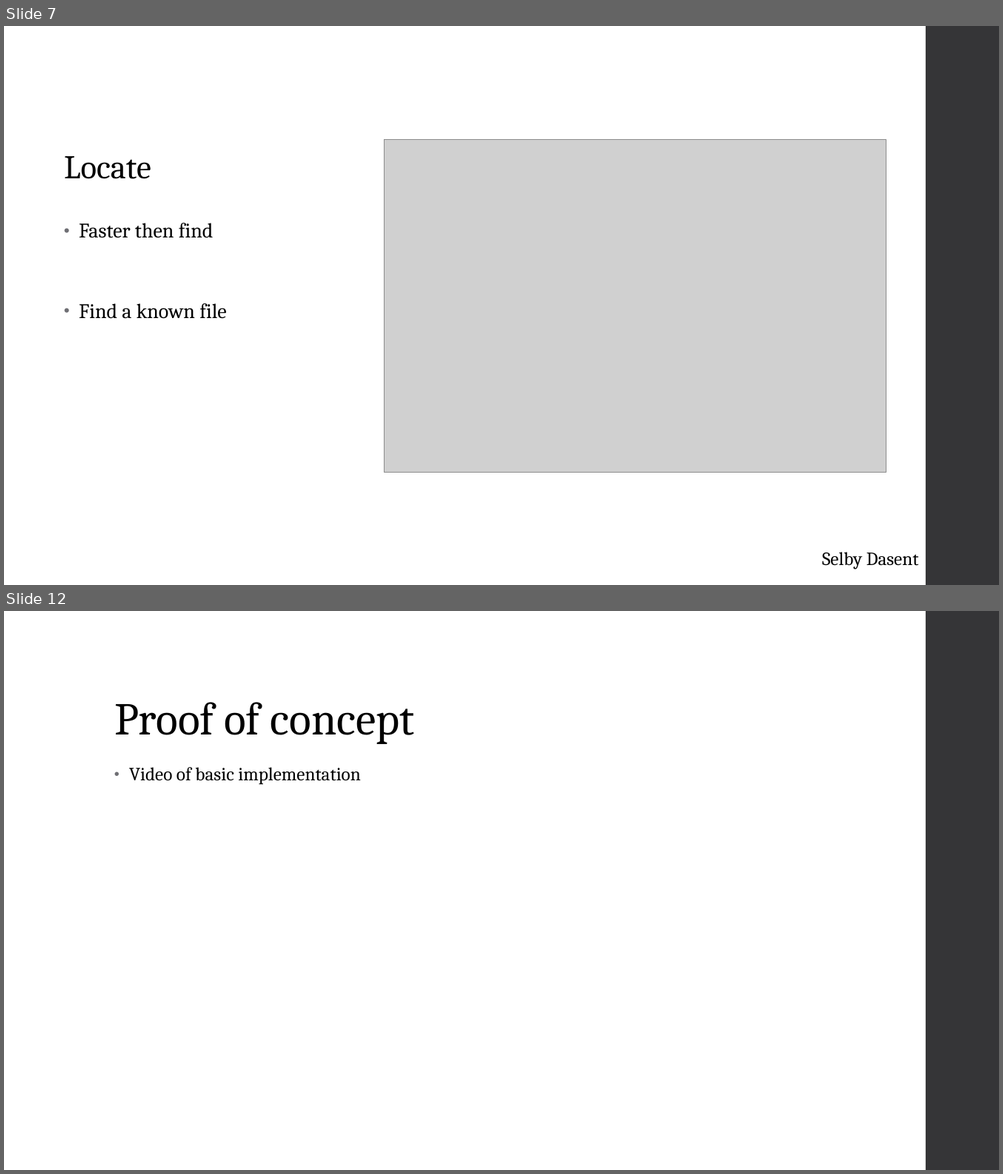
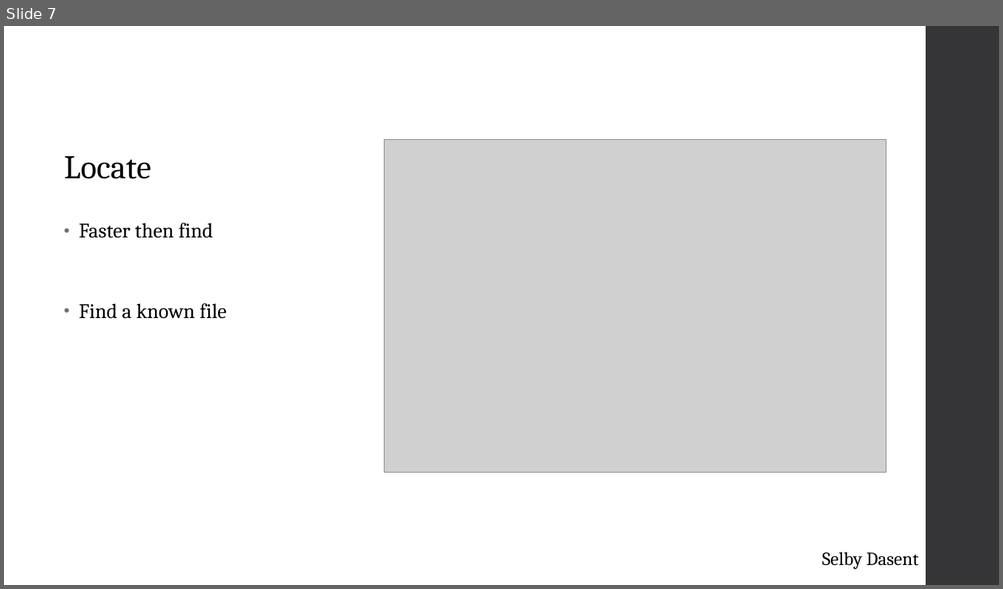
Before and after one commit to venksrid001/cowrie, a slide deck: Presentation.ppt. Shown one above the other, each under a label of ours: slides 7 and 12 before the commit, slide 7 after it; the slides between them are not shown. The pictures are 1003x1174 and 1003x589 pixels, drawn with LibreOffice and Linux fonts; fonts in the diff are those of the drawing; grey boxes stand for pictures. Boxes give left, top, right and bottom in pixels: in the first picture for what was removed or moved away, otherwise in the second. Text is boxed around its words. In the diff, an @@ line names an element or a change of style, - is before the commit and + after.

```diff
--- a/Presentation.ppt
+++ b/Presentation.ppt
@@ slide 12 removed at [4, 611, 999, 1170], background #FFFFFF; not listed: 1 template element that a slide beside it also shows @@
@@ title removed at [114, 702, 415, 744] @@
-Proof of concept
@@ text removed at [129, 767, 360, 785] @@
-• Video of basic implementation
```
Also in this commit, not shown: 3 slides changed, 6 slides added, 2 other slides removed.
